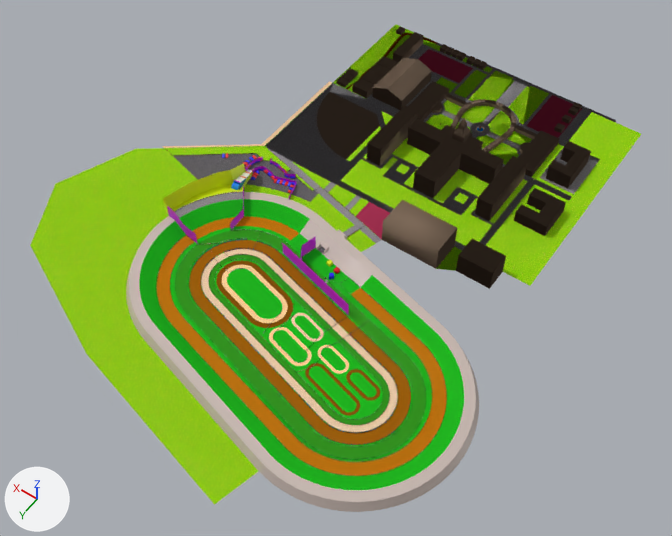
A saved change to the Blender file assets/course/tracen-course/tracen-course-export.blend.
Camera for both pictures: a camera (50 mm lens) standing at (-29.4, 67.7, 71.9) and looking at (4.1, 20.9, -1.7). The axes (+X, +Y, +Z) are drawn at lower left. The lights are the same throughout.

In view in the first picture: 'course.005', 'course.007', 'course.010', 'course.011', 'course.012', 'course.013', 'course.014', 'course.015', 'course.018', 'course.022', 'course.023', 'course.024', 'course.032'.
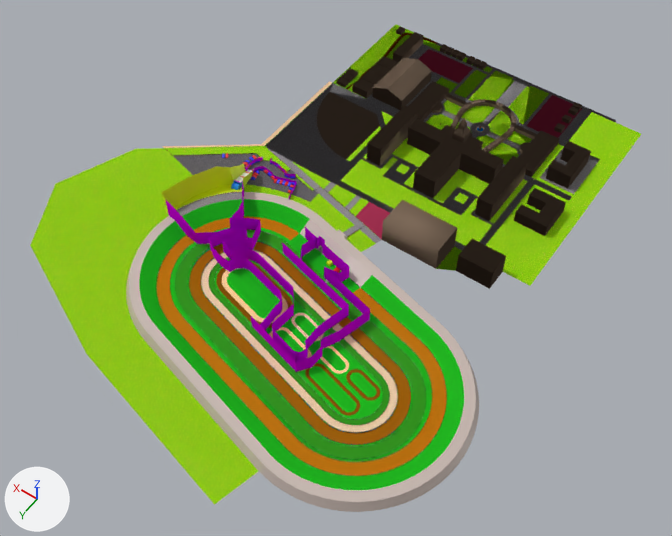
What differs and where, as boxes [x1, y1, x2, y2] in the pictures (672 x 536 px; the box of a moved part takes in the faces that stretch with it):
```json
{"object": "course.023", "change": "surface changed, reshaped", "before": [167, 157, 349, 315], "after": [165, 157, 370, 372], "on screen": "13% wider, 36% taller"}
{"object": "course.024", "change": "reshaped", "before": [163, 163, 333, 267], "after": [161, 163, 333, 267]}
{"part": 1, "of": "me_circle_025", "change": "added", "after": [251, 266, 370, 372]}
{"part": 2, "of": "me_circle_025", "change": "added", "after": [305, 227, 349, 271]}
{"part": 3, "of": "me_circle_025", "change": "built on", "before": [167, 186, 244, 244], "after": [165, 180, 349, 361]}
{"part": 4, "of": "me_circle_026", "change": "moved or reshaped", "before": [243, 171, 253, 186], "after": [243, 171, 253, 186]}
{"part": 5, "of": "me_circle_026", "change": "moved or reshaped", "before": [163, 166, 239, 215], "after": [161, 166, 239, 215]}
```

Edits to the scene script, one JSON object a line:
```json
{"op": "add", "block": "mat_wall_invis_nodraw", "code": "mat_wall_invis_nodraw.specular_ior_level = 0.0"}
{"block": "me_circle_025", "where": "# used by ob_course_023; location = (1.6, -3.2, 0.0)"}
{"op": "remove", "block": "me_circle_025", "code": "me_circle_025.from_pydata(...)  # 118 vertices, 51 faces; spans x -2.6..18.8, y 17.3..30.7, z 0.0..2.6"}
{"op": "add", "block": "me_circle_025", "code": "me_circle_025.from_pydata(...)  # 476 vertices, 227 faces; spans x -4.5..18.8, y 17.3..36.9, z 0.0..3.4"}
{"block": "me_circle_025", "change": "me_circle_025 part 1: a new loose piece of 66 vertices spanning x -4.5..4.0, y 25.4..36.9, z 0.1..1.9, in mat_wall_invis_nodraw (pink #d000e7)"}
{"block": "me_circle_025", "change": "me_circle_025 part 2: a new loose piece of 16 vertices spanning x -0.1..6.3, y 23.8..25.4, z 0.0..1.9, in mat_wall_invis_nodraw (pink #d000e7)"}
{"block": "me_circle_025", "change": "me_circle_025 part 3: 10 vertices moved from x 13.1..18.8, y 23.2..30.7, z 1.1..2.6 to x 13.1..18.8, y 23.2..30.7, z 1.8..3.4; 277 vertices added at x -2.6..14.6, y 25.7..36.1, z 0.1..1.8"}
{"block": "me_circle_026", "where": "me_circle_026.from_pydata(...)  # 38 vertices, 39 faces; spans x 2.1..19.8, y 19.8..30.1, z -0.1..2.6"}
{"block": "me_circle_026", "where": "# used by ob_course_024; location = (1.6, -3.2, 0.0)"}
{"block": "me_circle_026", "where": "# verts and faces of me_circle_026; kept vertices keep their numbers, new ones are numbered from 38"}
{"block": "me_circle_026", "where": "# before: 0 (14.7, 23.2, 1.0) at pixel (244, 192), 14 (15.5, 22.3, 0.3) at pixel (243, 187), 15 (14.7, 23.2, 2.1) at pixel (243, 184), 17 (14.7, 23.2, 1.0) at pixel (244, 192), 23 (15.1, 22.2, 1.9) at pixel (246, 179)"}
{"block": "me_circle_026", "where": "# before: 16 (18.8, 30.1, 2.6) at pixel (166, 205), 26 (17.0, 22.4, 2.3) at pixel (230, 169), 27 (19.8, 29.7, 2.5) at pixel (162, 198), 28 (19.0, 26.5, 2.5) at pixel (189, 183), 29 (17.6, 23.7, 2.5) at pixel (217, 172)"}
{"block": "me_circle_026", "change": "me_circle_026 part 4"}
{"op": "add", "block": "me_circle_026", "code": "delete_vertices([15, 17])  # with the faces that use them"}
{"op": "add", "block": "me_circle_026", "code": "verts[23] = (15.1, 22.2, 2.3)  # moved, pixel (245, 176)"}
{"op": "add", "block": "me_circle_026", "code": "verts[38] = (14.7, 23.2, 3.0)  # pixel (242, 178)"}
{"op": "add", "block": "me_circle_026", "code": "faces += [(0, 38, 14), (14, 38, 23)]"}
{"block": "me_circle_026", "change": "me_circle_026 part 5"}
{"op": "add", "block": "me_circle_026", "code": "for i in [27, 28, 29]: verts[i] += (0.0, 0.0, 0.9)"}
{"op": "add", "block": "me_circle_026", "code": "verts[16] = (18.8, 30.1, 3.4)  # moved, pixel (165, 199)"}
{"op": "add", "block": "me_circle_026", "code": "verts[26] = (17.0, 22.4, 2.6)  # moved, pixel (229, 167)"}
```
